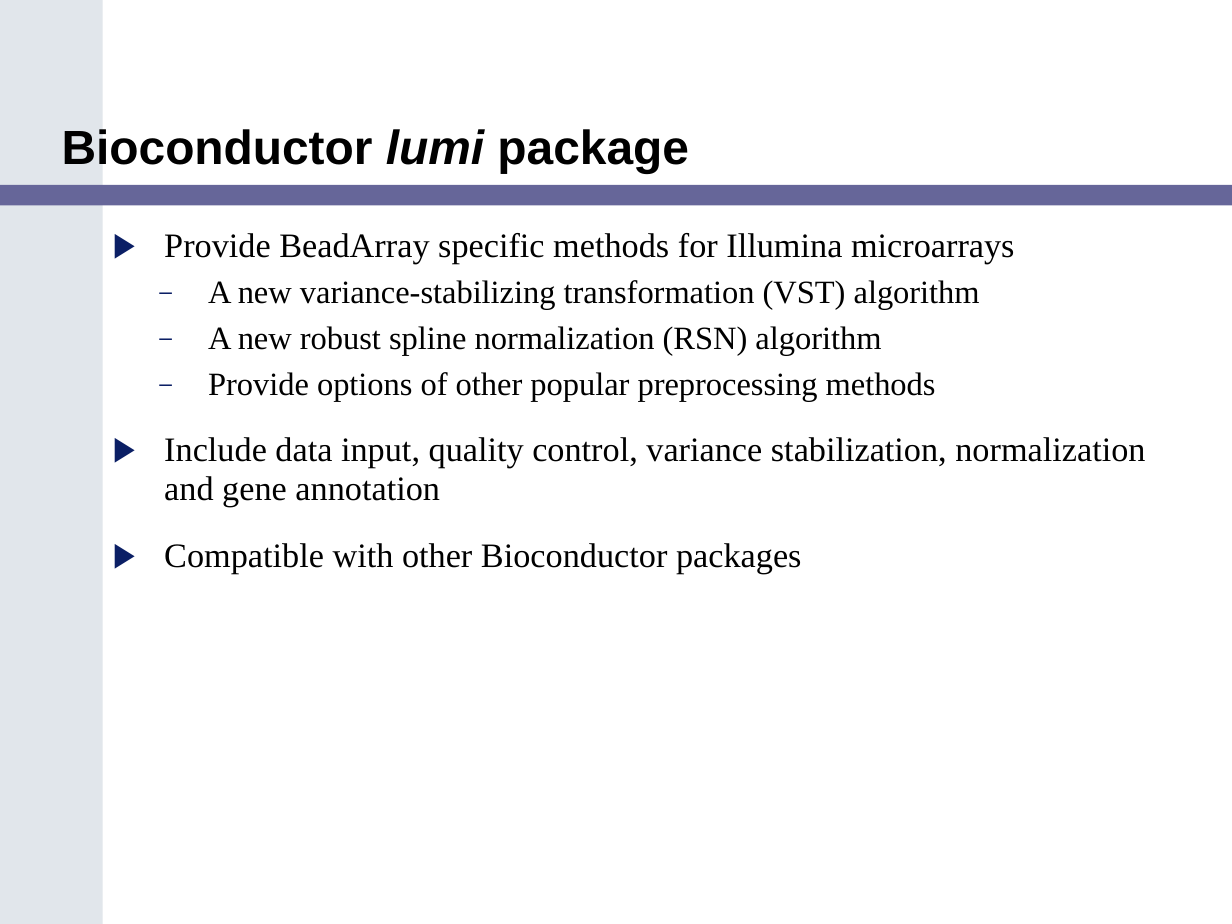
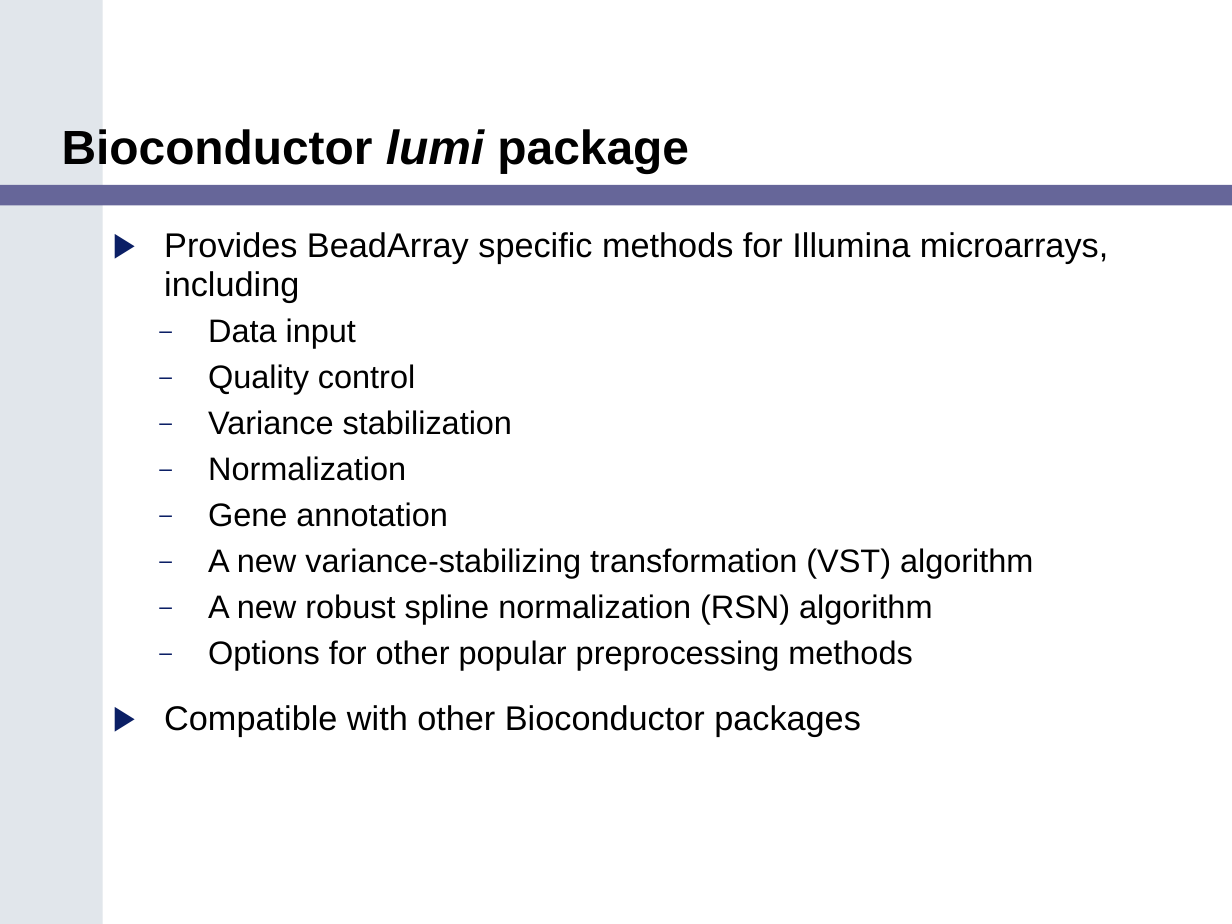
Before and after one commit to NCIP/bioconductor, a slide deck: slide 26 of bioconductor/Adopter_Northwestern/Task 2.11.2_Final Training Modules/caBIG_Bioconductor_Training_Module.ppt (slide 15 before the commit). Drawn at 1232x924 pixels with LibreOffice and Linux fonts; fonts in the diff are those of the drawing. Boxes give left, top, right and bottom in pixels: in the first picture for what was removed or moved away, otherwise in the second. Text is boxed around its words. In the diff, an @@ line names an element or a change of style, - is before the commit and + after.

```diff
--- a/bioconductor/Adopter_Northwestern/Task 2.11.2_Final Training Modules/caBIG_Bioconductor_Training_Module.ppt
+++ b/bioconductor/Adopter_Northwestern/Task 2.11.2_Final Training Modules/caBIG_Bioconductor_Training_Module.ppt
@@ text at box(164, 232, 1108, 527): text changed; size 20 to 19 pt; font Times New Roman to Arial @@
-▶ Provide BeadArray specific methods for Illumina microarrays
+▶ Provides BeadArray specific methods for Illumina microarrays, including
+  – Data input
+  – Quality control
+  – Variance stabilization
+  – Normalization
+  – Gene annotation
@@ text at box(164, 548, 1033, 737): font Times New Roman to Arial in "A new variance-stabilizing transformation (VST) algorithm", "A new robust spline normalization (RSN) algorithm", "Compatible with other Bioconductor packages" @@
@@ text at box(208, 640, 912, 670): text changed; size 20 to 19 pt; font Times New Roman to Arial @@
-  – Provide options of other popular preprocessing methods
-▶ Include data input, quality control, variance stabilization, normalization and gene annotation
+  – Options for other popular preprocessing methods
```
Also in this commit, not shown: 13 other slides changed, 13 slides added, 2 slides removed, 1 other file.
